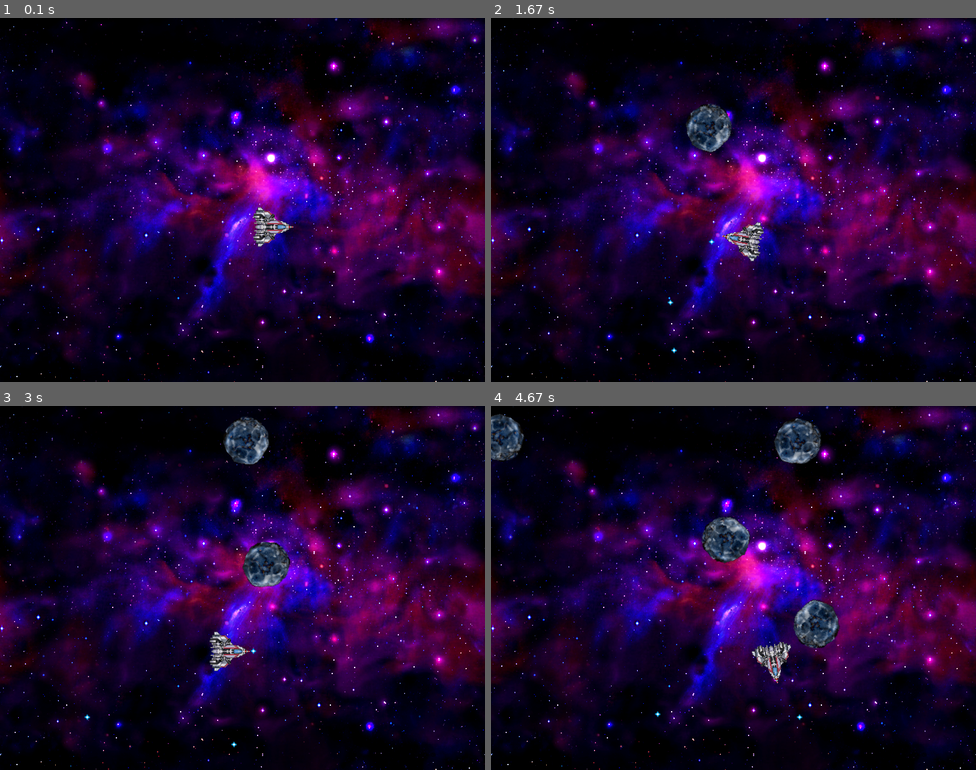
Above: before the commit, frames 1-4 (two rows, left to right).
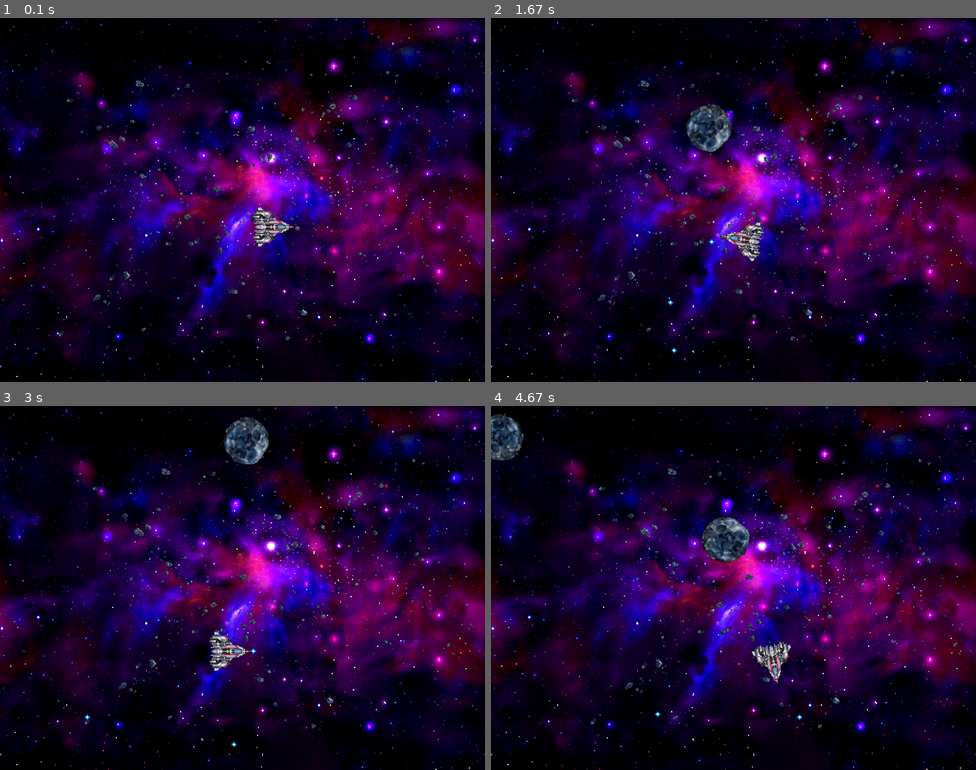
Above: after the commit, the same moments.

Repository: anselmos/pygame-ricerocks-clone
Game: pygame game, started from main.py
Two runs of this game, one before a commit and one after it. Both use one fixed random seed, a clock stepped at 60 frames per second and the inputs below.
Inputs:
- Up to frame 1 (0.1 s): no input
- Up to frame 2 (1.67 s): tap Space at 0.33, 0.73, 1.03, 1.23, 1.57 s; hold Right 0.67-1.13 s; hold Up 1.17-1.47 s; hold Right from 1.5 s (still down)
- Up to frame 3 (3 s): tap Space at 1.87, 2.07, 2.37, 2.63, 2.93 s; release Right at 1.97 s; hold Left 2-2.53 s; hold Left 2.57-2.97 s
- Up to frame 4 (4.67 s): hold Up 3-3.37 s; tap Space at 3.07, 3.47, 3.77, 4.13, 4.43, 4.63 s; hold Right 3.4-4.03 s; hold Left 4.07-4.53 s; hold Right from 4.57 s (still down)

The runs differ from the first frame. In frame 1, 0.8% of the frame differs, in the area x 12-89%, y 11-89%; in frame 2, 0.8%; in frame 3, 1.8%; in frame 4, 2.7%, in the area x 20-97%, y 3-89%.

Commit message:
Finished collision functionality, added basic moving background

Diff:
--- a/main.py
+++ b/main.py
@@ -85,6 +85,7 @@
 		self.image_size = info.get_size()
 		self.radius = info.get_radius()
 		self.rect = self.image.get_rect()
+		self.center_pos = [(self.pos[0] + self.image_width / 2), (self.pos[1] + self.image_height / 2)]
 
 	def get_position(self):
 		return self.pos
@@ -129,7 +130,7 @@
 	def update(self):
 		self.pos[0] += self.vel[0]
 		self.pos[1] += self.vel[1]
-
+		self.center_pos = [(self.pos[0] + self.image_width / 2), (self.pos[1] + self.image_height / 2)]
 		# Friction update
 		c = 0.015
 		self.vel[0] *= (1 - c)
@@ -169,6 +170,7 @@
 		self.radius = info.get_radius()
 		self.lifespan = info.get_lifespan()
 		self.animated = info.get_animated()
+		self.center_pos = [(self.pos[0] + self.image_width / 2), (self.pos[1] + self.image_height / 2)]
 		self.age = 0
 		if sound:
 			sound.stop()
@@ -181,7 +183,7 @@
 		return self.radius
 
 	def collide(self, other_object):
-		distance = dist(self.pos, other_object.get_position())
+		distance = dist(self.center_pos, other_object.center_pos)
 
 		if distance > self.radius + other_object.get_radius():
 			return False
@@ -201,7 +203,7 @@
 		self.pos[0] += self.vel[0]
 		self.pos[1] += self.vel[1]
 		self.age += 1
-
+		self.center_pos = [(self.pos[0] + self.image_width / 2), (self.pos[1] + self.image_height / 2)]
         # Screen wrapping
 		if self.pos[1] + self.image_height <= self.radius:
 			self.pos[1] = self.pos[1] % HEIGHT + self.image_height
@@ -220,6 +222,25 @@
 			return False
 		else:
 			return True
+
+def group_collide(group, other_object):
+	#global explosion_group
+	for elem in set(group):
+		if elem.collide(other_object):
+			#an_explosion = Sprite(elem.get_position(), [0,0], 0, 0, explosion_image, explosion_info, explosion_sound)
+			#explosion_group.add(an_explosion)
+			group.remove(elem)
+			return True
+	else:
+		return False
+
+def group_group_collide(group1, group2):
+	score_add = 0
+	for elem in set(group1):
+		if group_collide(group2, elem):
+			group1.remove(elem)
+			score_add += 1
+	return score_add
 
 def process_sprite_group(group, screen):
 	for elem in set(group):
@@ -295,9 +316,9 @@
 	rock_group = set([])
 	missile_group = set([])
 	# Load the background
+	debris_info = ImageInfo([320, 240], [640, 480])
 	background = load_image('nebula_blue.f2014.png')
-
-	pygame.display.flip()
+	debris_image = load_image('debris2_blue.png')
 
 	# Init game objects
 	clock = pygame.time.Clock()
@@ -331,8 +352,21 @@
 		# Update everything
 		my_ship.update()
 
+		# Check for collisions
+		global score, lives
+		if group_collide(rock_group, my_ship):
+			lives -= 1
+		score += group_group_collide(missile_group, rock_group)
+
 		# Draw everything
+		# Draw and animate the background
+		global time
+		time += 1
+		wtime = (time / 4) % WIDTH
 		screen.blit(background, (0,0))
+		screen.blit(debris_image,((wtime - WIDTH / 2) - 320, (HEIGHT / 2) - 240))
+		screen.blit(debris_image,((wtime + WIDTH / 2) - 320, (HEIGHT / 2) - 240))
+
 		my_ship.draw(screen)
 		process_sprite_group(missile_group, screen)
 		process_sprite_group(rock_group, screen)
